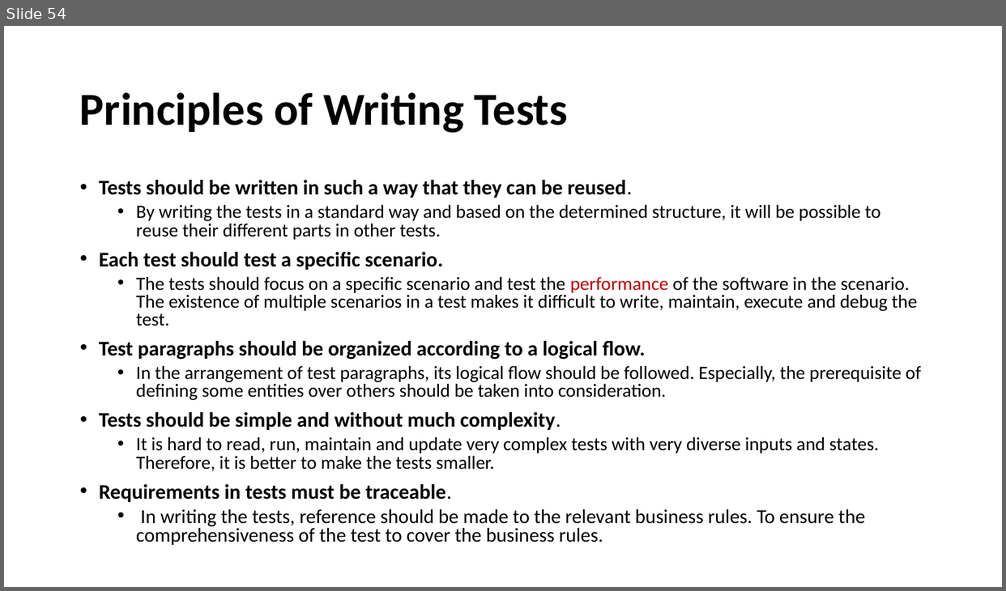
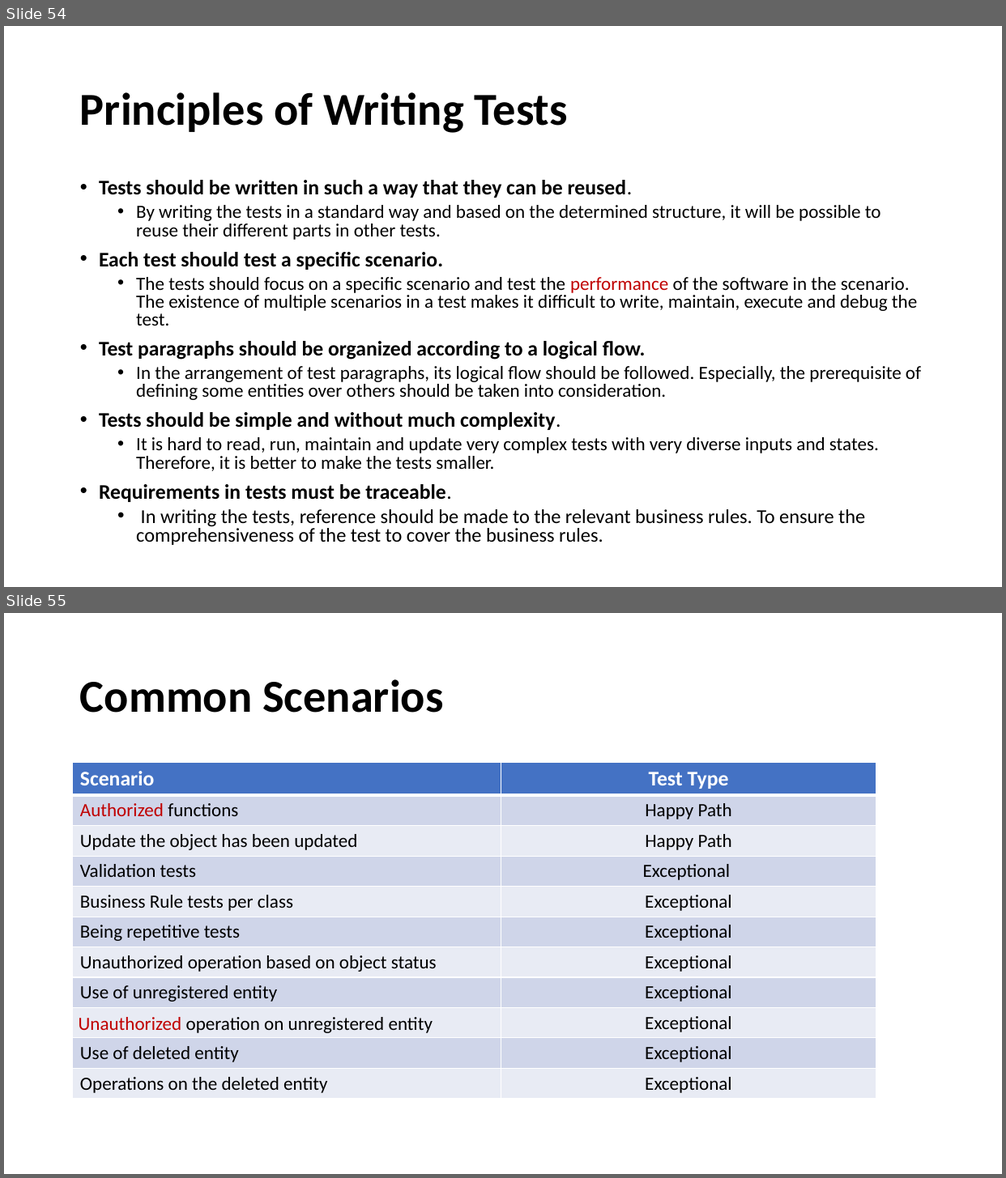
Before and after one commit to fmontazeri/Knowledeg, a slide deck: Gherkin.pptx. Shown one above the other, each under a label of ours: slide 54 before the commit, slides 54 and 55 after it. The pictures are 1006x591 and 1006x1178 pixels, drawn with LibreOffice and Linux fonts; fonts in the diff are those of the drawing. Boxes give left, top, right and bottom in pixels: in the first picture for what was removed or moved away, otherwise in the second. Text is boxed around its words. In the diff, an @@ line names an element or a change of style, - is before the commit and + after.

```diff
--- a/Gherkin.pptx
+++ b/Gherkin.pptx
@@ slide 55 added at <box>4,613,1002,1174</box>, background #FFFFFF @@
@@ title added at <box>80,679,443,713</box>, 44 pt, text #000000, bold @@
+Common Scenarios
@@ table added at <box>73,763,876,1099</box>, 11 rows, 2 columns @@
+Scenario | Test Type
+Authorized functions | Happy Path
+Update the object has been updated | Happy Path
+Validation tests | Exceptional
+Business Rule tests per class | Exceptional
+Being repetitive tests | Exceptional
+Unauthorized operation based on object status | Exceptional
+Use of unregistered entity | Exceptional
+Unauthorized operation on unregistered entity | Exceptional
+Use of deleted entity | Exceptional
+Operations on the deleted entity | Exceptional
```
Also in this commit, not shown: 4 slides changed, 7 other slides added.
